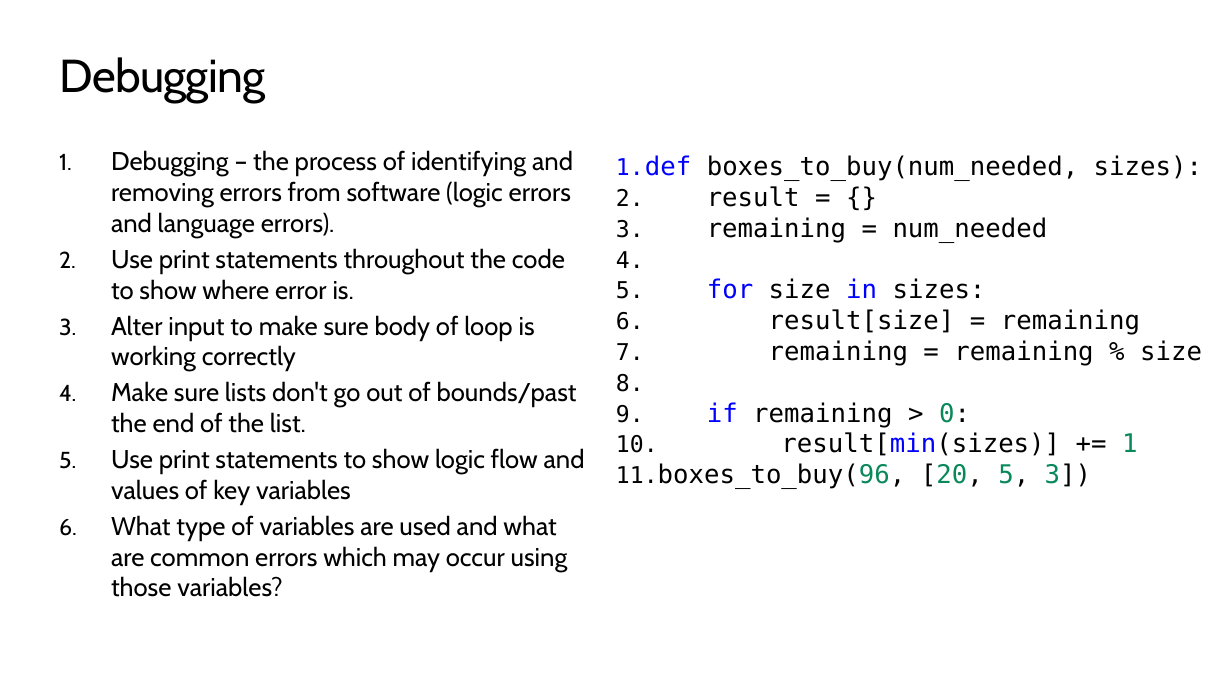
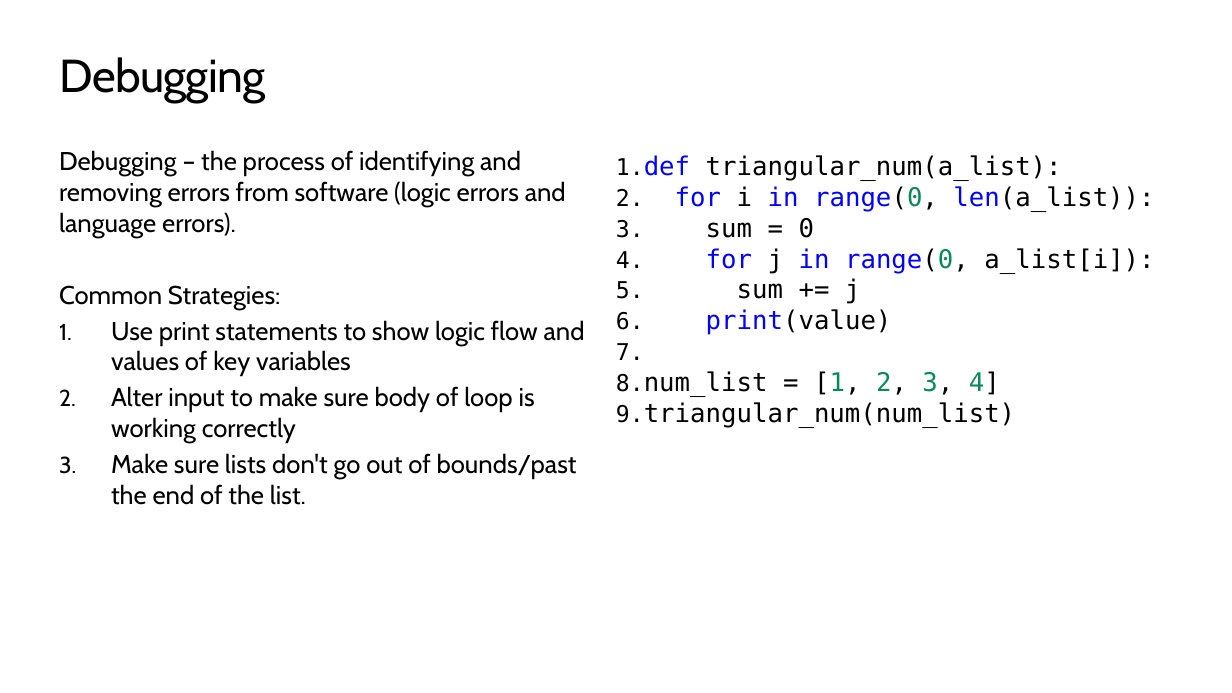
Before and after one commit to TEALSK12/2nd-semester-introduction-to-computer-science, a slide deck: slide 5 of units/4_unit/slidedecks/Intro Python 4.05 TEALS.pptx. Drawn at 1232x693 pixels with LibreOffice and Linux fonts; fonts in the diff are those of the drawing; background and template pictures are left out. Boxes give left, top, right and bottom in pixels: in the first picture for what was removed or moved away, otherwise in the second. Text is boxed around its words. In the diff, an @@ line names an element or a change of style, - is before the commit and + after.

Commit message:
Update file via upload - issue #186
Modify the slide deck to:
- Update lesson example for debugging (eliminate dictionary syntax and use a simpler example)
- Add a Think-Pair-Share activity in the lesson portion
- Remove pre-lab work due to time constraint on a quiz day
- Update lab examples

```diff
--- a/units/4_unit/slidedecks/Intro Python 4.05 TEALS.pptx
+++ b/units/4_unit/slidedecks/Intro Python 4.05 TEALS.pptx
@@ text at <box>59,150,566,238</box>: bullet 1. to none @@
@@ text at <box>644,155,1154,427</box>: text changed @@
-1. def boxes_to_buy(num_needed, sizes):
-2. result = {}
-3. remaining = num_needed
-4. for size in sizes:
-5. result[size] = remaining
-6. remaining = remaining % size
-7. if remaining > 0:
-8. result[min(sizes)] += 1
-9. boxes_to_buy(96, [20, 5, 3])
+1. def triangular_num(a_list):
+2. for i in range(0, len(a_list)):
+3. sum = 0
+4. for j in range(0, a_list[i]):
+5. sum += j
+6. print(value)
+7. num_list = [1, 2, 3, 4]
+8. triangular_num(num_list)
@@ text at <box>59,285,585,376</box>: text changed @@
-2. Use print statements throughout the code to show where error is.
+Common Strategies:
+1. Use print statements to show logic flow and values of key variables
@@ text at <box>111,448,585,597</box>: paragraphs removed @@
-5. Use print statements to show logic flow and values of key variables
-6. What type of variables are used and what are common errors which may occur using those variables?
```
Also in this commit, not shown: 3 other slides changed, 1 slide added, 2 slides removed.
